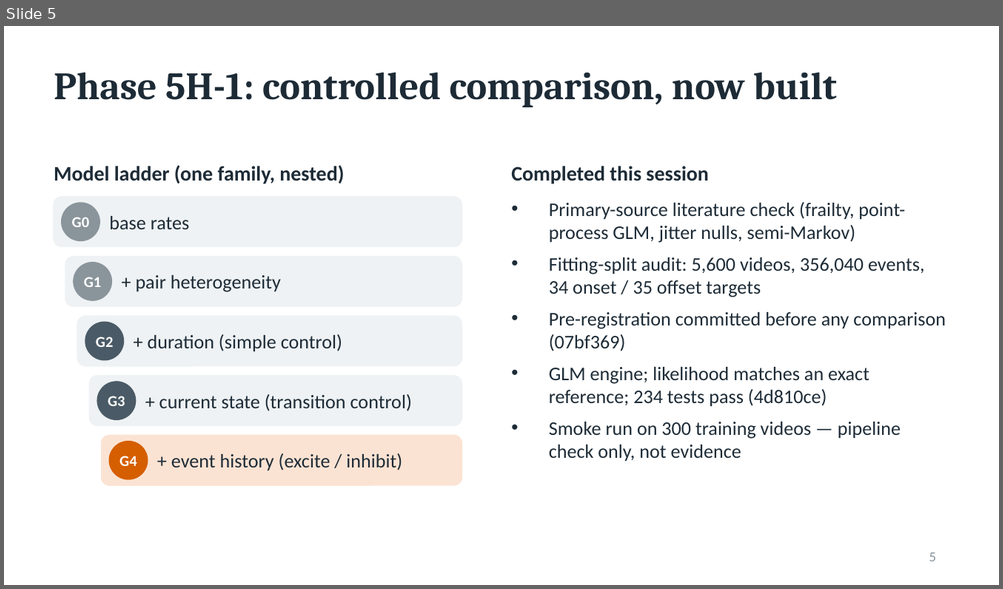
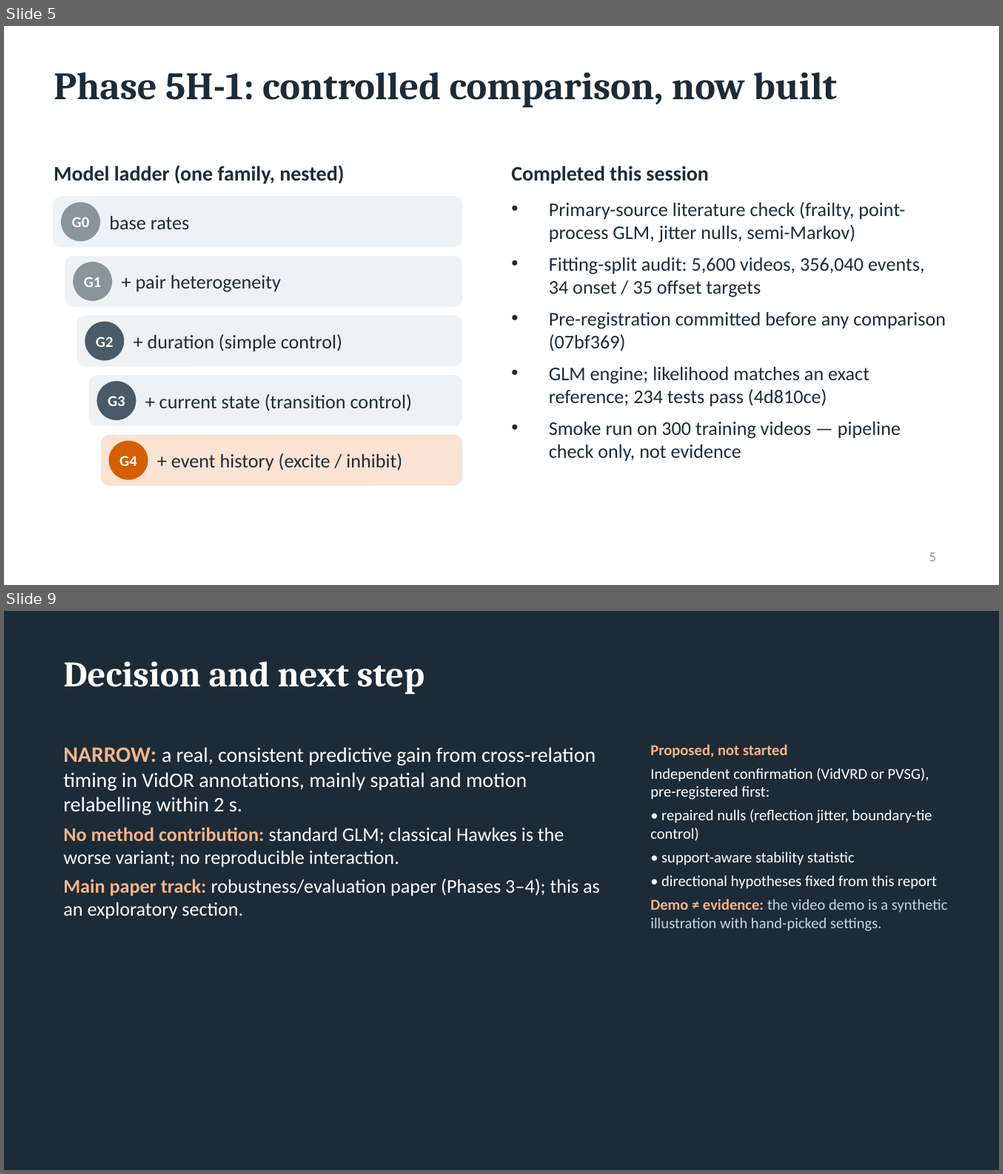
Before and after one commit to dhirenv-21/TAROG, a slide deck: results/phase5h1/showcase/phase5h1_supervisor_update.pptx. Shown one above the other, each under a label of ours: slide 5 before the commit, slides 5 and 9 after it; the slides between them are not shown. The pictures are 1003x589 and 1003x1174 pixels, drawn with LibreOffice and Linux fonts; fonts in the diff are those of the drawing. Boxes give left, top, right and bottom in pixels: in the first picture for what was removed or moved away, otherwise in the second. Text is boxed around its words. In the diff, an @@ line names an element or a change of style, - is before the commit and + after.

```diff
--- a/results/phase5h1/showcase/phase5h1_supervisor_update.pptx
+++ b/results/phase5h1/showcase/phase5h1_supervisor_update.pptx
@@ slide 9 added at [4, 611, 999, 1170], background #1D2B36 @@
@@ text added at [63, 661, 424, 694], 26 pt, text #FFFFFF, bold @@
+Decision and next step
@@ text added at [63, 747, 600, 920], 14 pt, text #FFFFFF @@
+NARROW: a real, consistent predictive gain from cross-relation timing in VidOR annotations, mainly spatial and motion relabelling within 2 s.
+No method contribution: standard GLM; classical Hawkes is the worse variant; no reproducible interaction.
+Main paper track: robustness/evaluation paper (Phases 3–4); this as an exploratory section.
@@ text added at [650, 744, 948, 931], 11 pt, text #FFFFFF @@
+Proposed, not started
+Independent confirmation (VidVRD or PVSG), pre-registered first:
+• repaired nulls (reflection jitter, boundary-tie control)
+• support-aware stability statistic
+• directional hypotheses fixed from this report
+Demo ≠ evidence: the video demo is a synthetic illustration with hand-picked settings.
```
Also in this commit, not shown: 3 other slides added, 1 slide removed, 29 other files.
